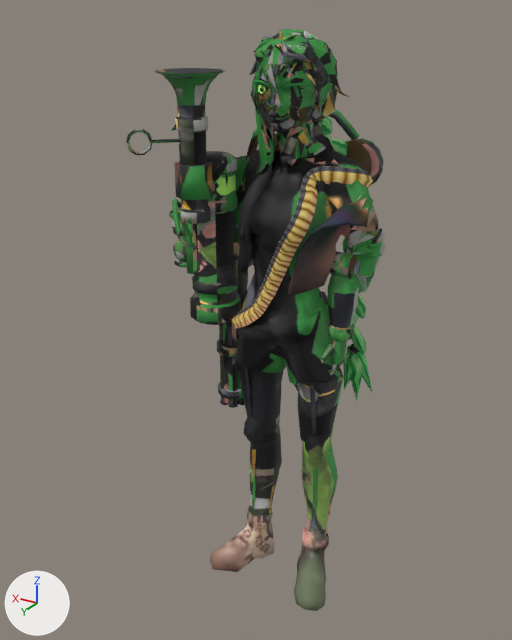
One commit to the glTF model art/wardens/vex/vex.glb: the scene before it, then after it.
Before and after are seen from a 50 mm lens placed at (-1.0, 1.89, 1.913), pointed at (0.115, 0.031, 0.983). The axes (+X, +Y, +Z) are drawn at lower left. The lights are the same throughout. The picture after the commit comes second. Vertices at exactly the same position are counted once.

Objects in the first picture: 'Body'.
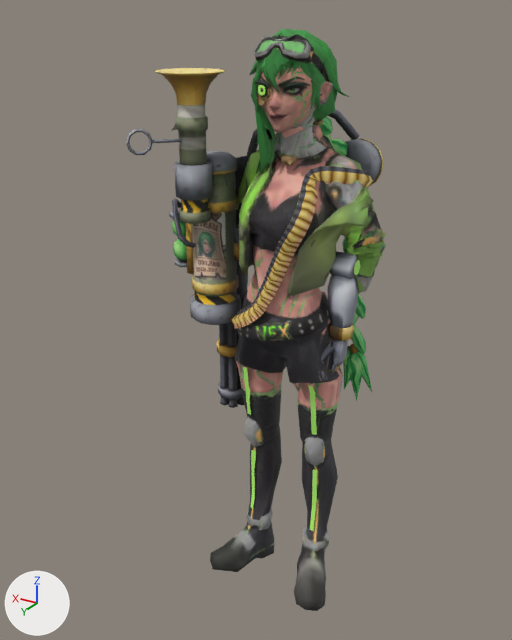
Pixel boxes (x1, y1, x2, y2) of what changed, in the pictures (512 x 640 px):
part 1 of me_body, reshaped
    before: (252, 60, 338, 159)
    after: (252, 29, 326, 159)
part 2 of me_body, surface changed
    both: (126, 29, 386, 611)
part 3 of me_body, recoloured
    both: (250, 29, 349, 175)
part 4 of me_body, recoloured
    both: (255, 62, 310, 89)

The change, as a list of edits to the scene's bpy script:
```text
Change me_body:
    used by ob_body; location = (0.0, 0.0, 0.0)
    remove me_body.from_pydata(...)  # 6757 vertices, 12744 faces; spans x -0.27..0.44, y -0.24..0.3, z 0.0..1.88
    add me_body.from_pydata(...)  # 6919 vertices, 13032 faces; spans x -0.27..0.44, y -0.24..0.3, z 0.0..1.88
    me_body part 1: 56 vertices moved within x -0.1..0.09, y -0.06..0.13, z 1.53..1.81; 69 vertices removed from x -0.1..0.1, y -0.08..0.14, z 1.41..1.81; 231 vertices added at x -0.09..0.1, y -0.1..0.14, z 1.41..1.85
    me_body part 2: 10963 kept faces spanning x -0.27..0.44, y -0.24..0.3, z 0.0..1.88 get new texture (UV) coordinates
    me_body part 3: 1776 kept faces spanning x -0.14..0.16, y -0.11..0.14, z 1.35..1.88 get new vertex colours
    me_body part 4: 44 faces spanning x -0.08..0.07, y 0.06..0.12, z 1.73..1.8 switch from mat_hair_mane to mat_leather_vex_hot
```
